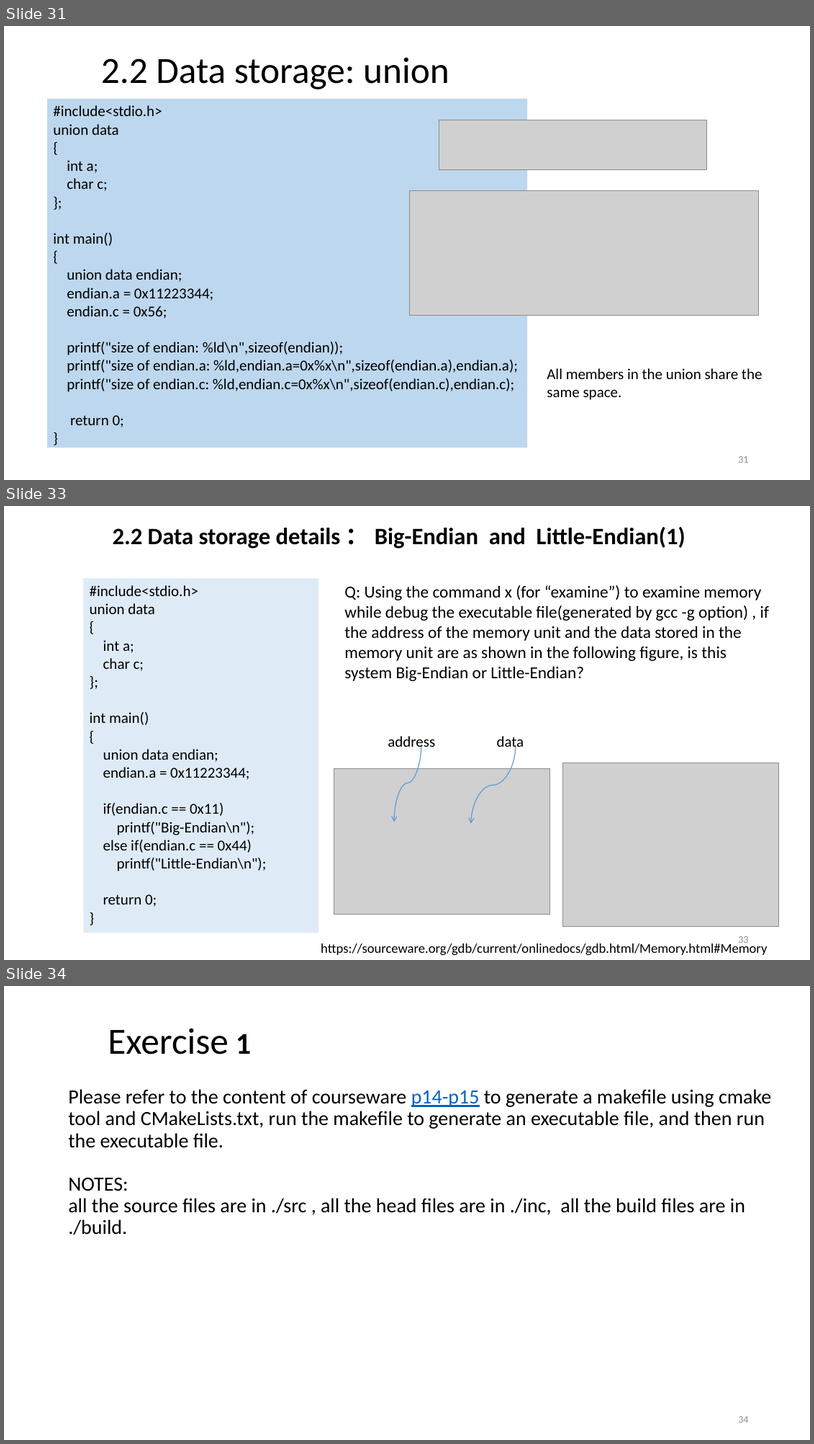
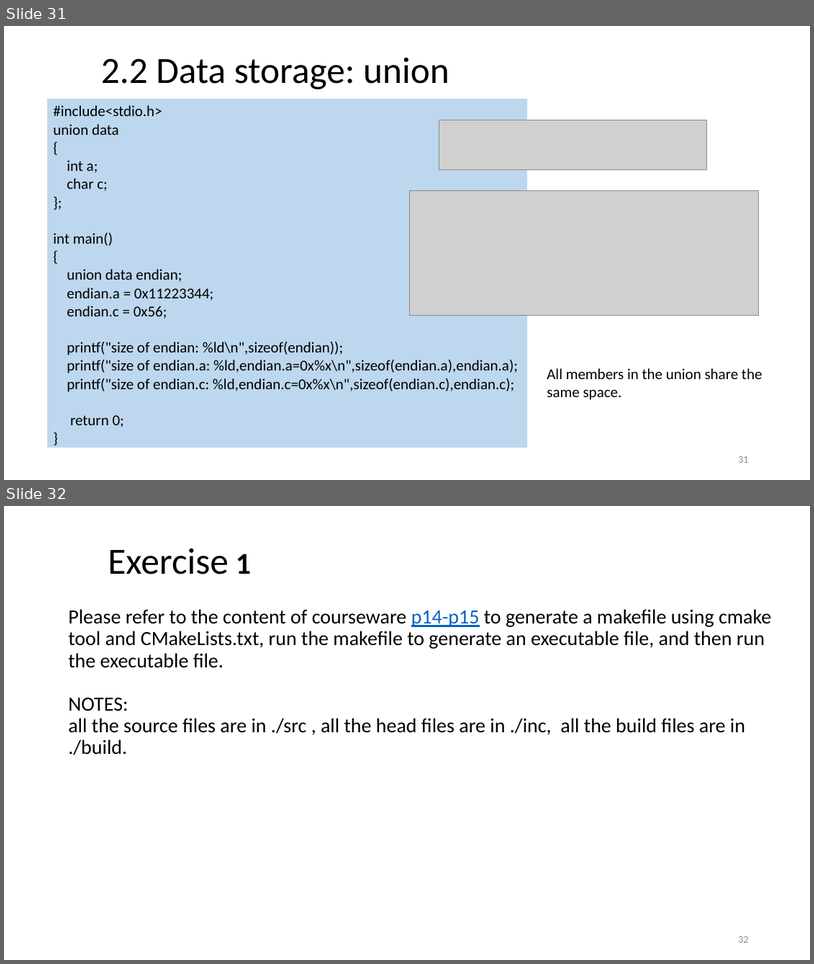
Before and after one commit to ShiqiYu/CPP, a slide deck: week04/Lab04.pptx. Shown one above the other, each under a label of ours: slides 31, 33 and 34 before the commit, slides 31 and 32 after it; the slides between them are not shown. The pictures are 814x1444 and 814x964 pixels, drawn with LibreOffice and Linux fonts; fonts in the diff are those of the drawing; grey boxes stand for pictures; background and template pictures are left out. Boxes give left, top, right and bottom in pixels: in the first picture for what was removed or moved away, otherwise in the second. Text is boxed around its words. In the diff, an @@ line names an element or a change of style, - is before the commit and + after.

```diff
--- a/week04/Lab04.pptx
+++ b/week04/Lab04.pptx
@@ slide 33 removed at (4,506,810,960), background #FFFFFF @@
@@ text removed at (113,527,686,548) @@
-2.2 Data storage details ： Big-Endian and Little-Endian(1)
@@ rectangle removed at (83,578,319,932) @@
-#include<stdio.h>
-union data
-{
-int a;
-char c;
-};
-int main()
-{
-union data endian;
-endian.a = 0x11223344;
-if(endian.c == 0x11)
-printf("Big-Endian\n");
-else if(endian.c == 0x44)
-printf("Little-Endian\n");
-return 0;
-}
@@ text removed at (345,585,769,681) @@
-Q: Using the command x (for “examine”) to examine memory while debug the executable file(generated by gcc -g option) , if the address of the memory unit and the data stored in the memory unit are as shown in the following figure, is this system Big-Endian or Little-Endian?
@@ text removed at (388,736,525,751) @@
-address data
@@ curved arrow removed from (422, 744) to (394, 822) @@
@@ curved arrow removed from (516, 746) to (471, 824) @@
@@ picture removed at (563,763,779,926) @@
@@ picture removed at (334,768,550,914) @@
@@ page number removed at (738,936,748,942) @@
-33
@@ text removed at (321,942,767,955) @@
-https://sourceware.org/gdb/current/onlinedocs/gdb.html/Memory.html#Memory
@@ what was slide 34 is now slide 32 @@
@@ page number at (738,936,748,942): text changed @@
-34
+32
```
Also in this commit, not shown: 3 slides changed, 1 slide added, 2 other slides removed, 1 other file.
